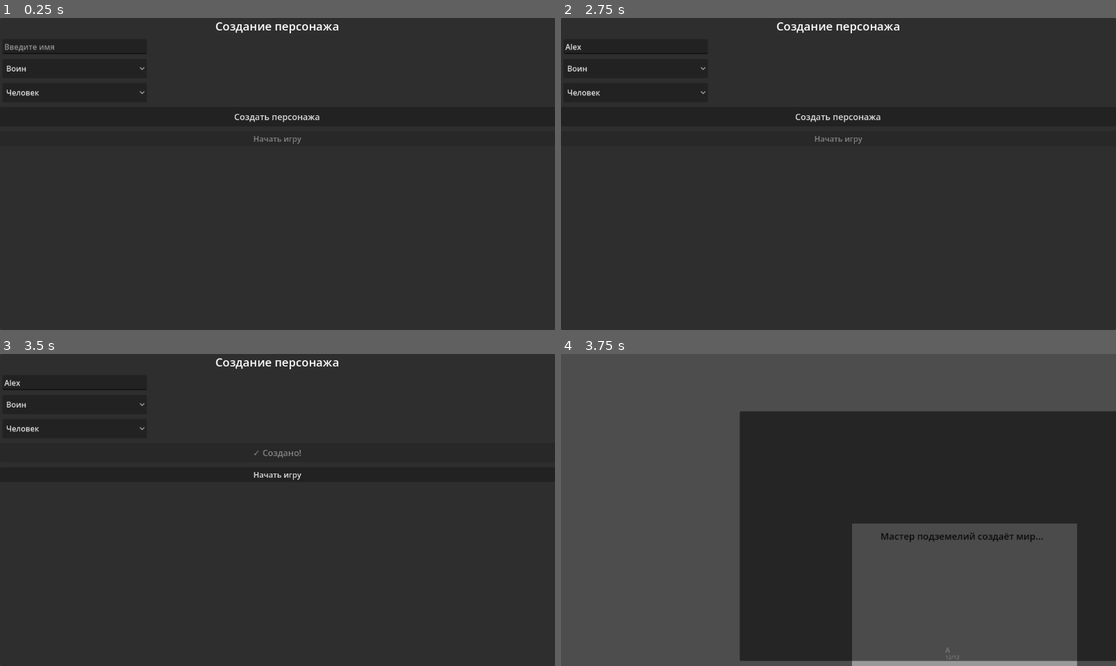
Above: before the commit, frames 1-4 (two rows, left to right).
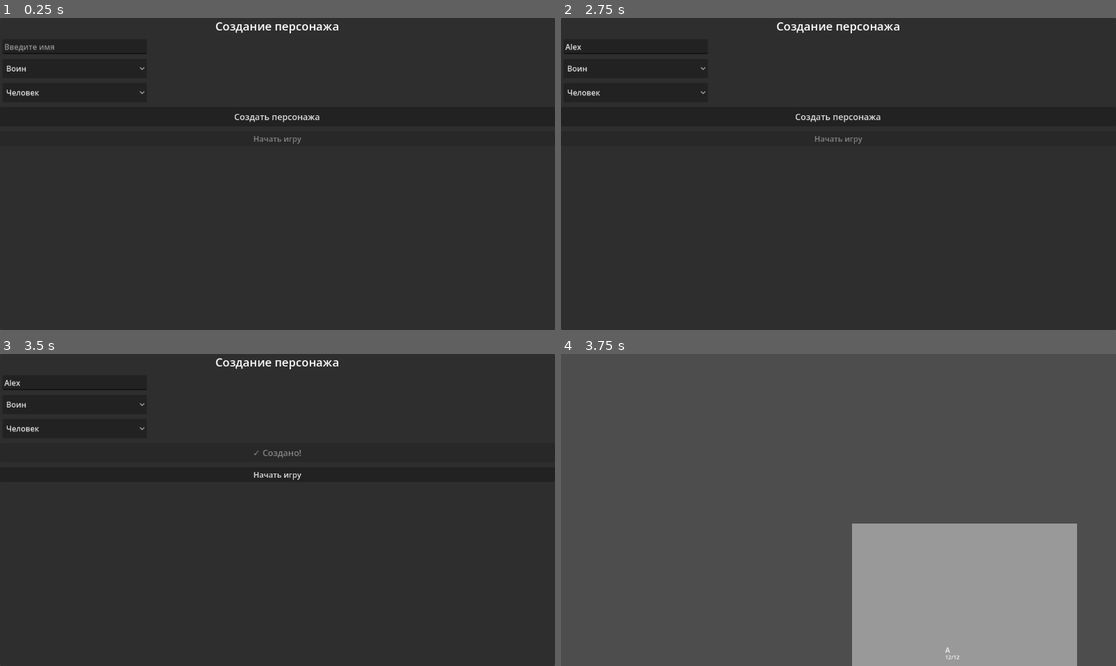
Above: after the commit, the same moments.

Repository: Deniseks239/tactical-rpg-ai-v-2
Game: Godot game, scene res://scenes/character_creator.tscn
Same seed, same stepped clock (60 frames per second), same inputs: the game is played once before the commit and once after it.
Inputs (mouse positions are in pixels of both pictures, inside the frame that each line leads up to):
- Up to frame 1 (0.25 s): no input
- Up to frame 2 (2.75 s): click (633, 46) at 0.52 s; type "Alex" at 0.6 s; click "Воин" at 1.25 s; click "Человек" at 2 s
- Up to frame 3 (3.5 s): click "Создать персонажа" at 2.75 s
- Up to frame 4 (3.75 s): click "Начать игру" at 3.5 s

Frames 1-3 are identical in both runs. In frame 4, 54% of the frame differs, in the area x 32-100%, y 18-99%.
Error after the commit: Trying to assign value of type 'CanvasLayer' to a variable of type 'Control'. (res://scripts/game/game_controller.gd:899)

Commit message:
Update game_controller.gd

Diff:
--- a/scripts/game/game_controller.gd
+++ b/scripts/game/game_controller.gd
@@ -893,18 +893,16 @@
 	if loading_screen:
 		return
 
-	loading_screen = Control.new()
-	loading_screen.set_anchors_preset(Control.PRESET_FULL_RECT)
-	loading_screen.mouse_filter = Control.MOUSE_FILTER_STOP
-	loading_screen.z_index = 100
-
-	# Полупрозрачный чёрный фон на весь экран
+	# Создаём CanvasLayer, чтобы экран был поверх всего и не зависел от камеры
+	var canvas_layer = CanvasLayer.new()
+	canvas_layer.layer = 128  # максимальный слой, поверх всего
+	loading_screen = canvas_layer
+
 	var panel = Panel.new()
 	panel.set_anchors_preset(Control.PRESET_FULL_RECT)
-	panel.modulate = Color(0, 0, 0, 0.85)  # почти чёрный, 85% непрозрачности
-	loading_screen.add_child(panel)
-
-	# Текст по центру
+	panel.modulate = Color(0, 0, 0, 0.85)
+	canvas_layer.add_child(panel)
+
 	var label = Label.new()
 	label.text = text
 	label.horizontal_alignment = HORIZONTAL_ALIGNMENT_CENTER
@@ -912,9 +910,9 @@
 	label.set_anchors_preset(Control.PRESET_FULL_RECT)
 	label.add_theme_font_size_override("font_size", 24)
 	label.modulate = Color(1, 1, 1, 1)
-	panel.add_child(label)
-
-	get_tree().root.add_child(loading_screen)
+	canvas_layer.add_child(label)
+
+	get_tree().root.add_child(canvas_layer)
 
 func _hide_loading_screen():
 	if loading_screen:
